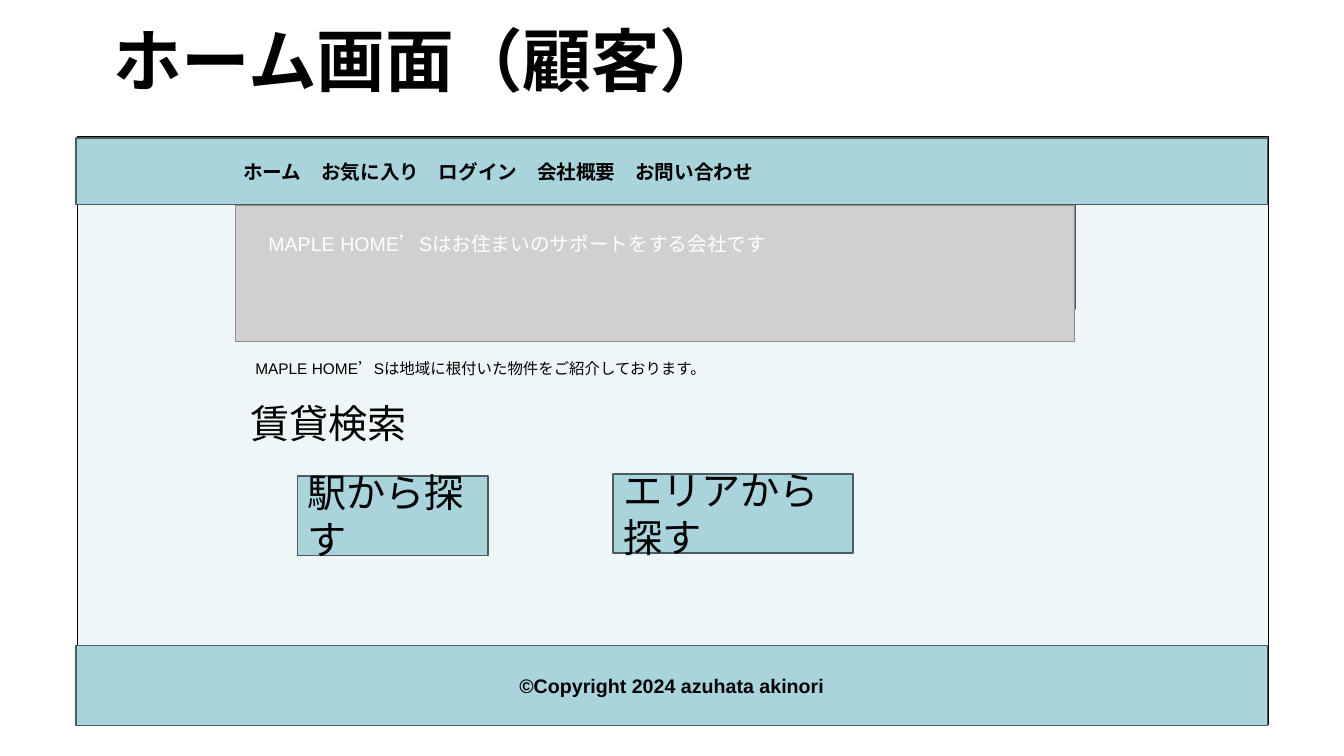
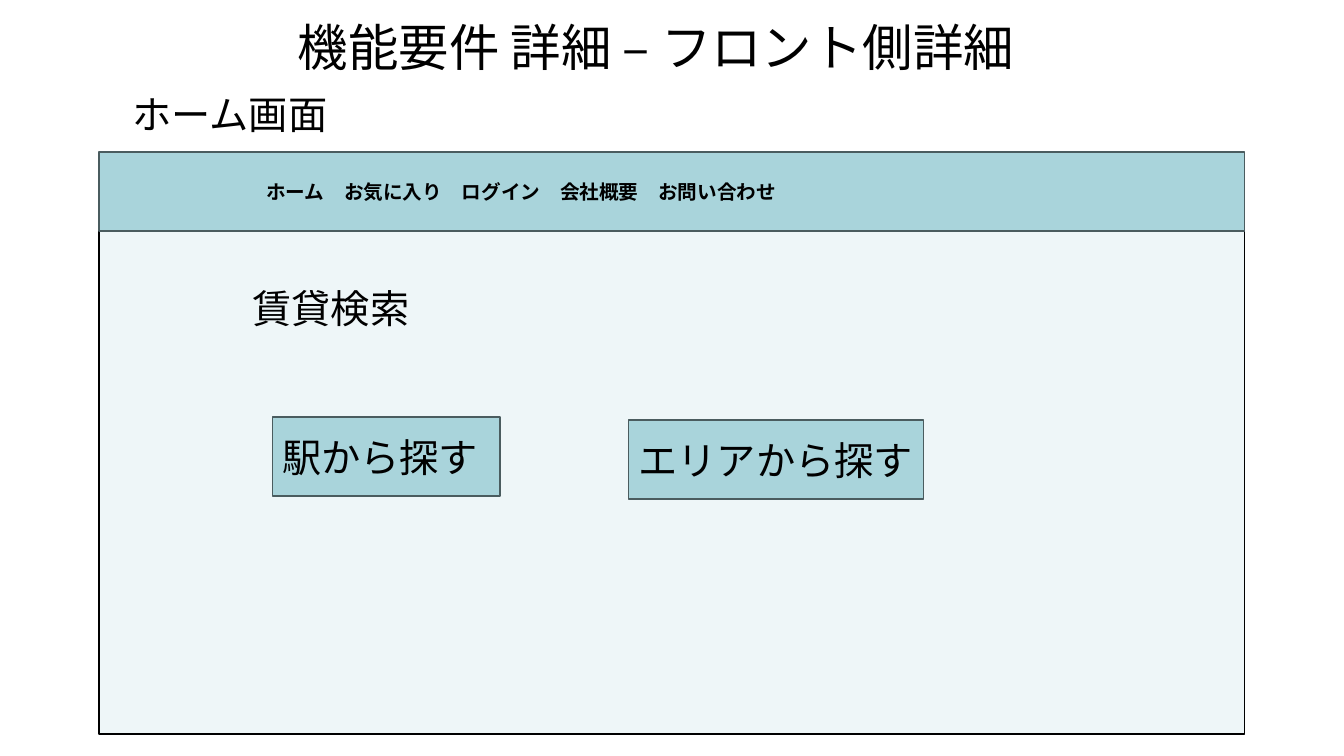
Before and after one commit to akikun918/apart-management-system, a slide deck: slide 9 of 要件定義書.pptx (slide 6 before the commit). Drawn at 1344x756 pixels with LibreOffice and Linux fonts; fonts in the diff are those of the drawing; grey boxes stand for pictures. Boxes give left, top, right and bottom in pixels: in the first picture for what was removed or moved away, otherwise in the second. Text is boxed around its words. In the diff, an @@ line names an element or a change of style, - is before the commit and + after.

Commit message:
20250313

```diff
--- a/要件定義書.pptx
+++ b/要件定義書.pptx
@@ text added at (298,23,1014,70), 36 pt, text #000000 @@
+機能要件 詳細 – フロント側詳細
@@ text "ホーム画面" at (133,98,328,132): vertical alignment bottom to top @@
@@ text at (133,98,328,132): text changed; size 49 to 28 pt; bold off @@
-ホーム画面（顧客）
+ホーム画面
@@ rectangle "ホーム お気に入り ログイン 会社概要 お問い合わせ": place and size @@
-rectangle "ホーム お気に入り ログイン 会社概要 お問い合わせ" at (77,138,1268,205)
+rectangle "ホーム お気に入り ログイン 会社概要 お問い合わせ" at (99,152,1245,231)
@@ rectangle: place and size @@
-rectangle at (78,136,1269,725)
+rectangle at (99,156,1245,735)
@@ rectangle removed at (235,205,1075,309) @@
-写真
@@ picture removed at (235,205,1075,341) @@
@@ text removed at (268,236,766,252) @@
-MAPLE HOME’Sはお住まいのサポートをする会社です
@@ text "賃貸検索": place and size @@
-text "賃貸検索" at (250,405,407,442)
+text "賃貸検索" at (253,290,410,327)
@@ text removed at (255,362,706,376) @@
-MAPLE HOME’Sは地域に根付いた物件をご紹介しております。
@@ rectangle "駅から探す": place and size @@
-rectangle "駅から探す" at (297,476,488,556)
+rectangle "駅から探す" at (272,417,500,497)
@@ rectangle "エリアから探す": place and size @@
-rectangle "エリアから探す" at (613,474,853,553)
+rectangle "エリアから探す" at (629,420,925,499)
@@ rectangle removed at (77,645,1268,726) @@
-©Copyright 2024 azuhata akinori
```
Also in this commit, not shown: 7 other slides changed, 5 slides added, 2 slides removed.
